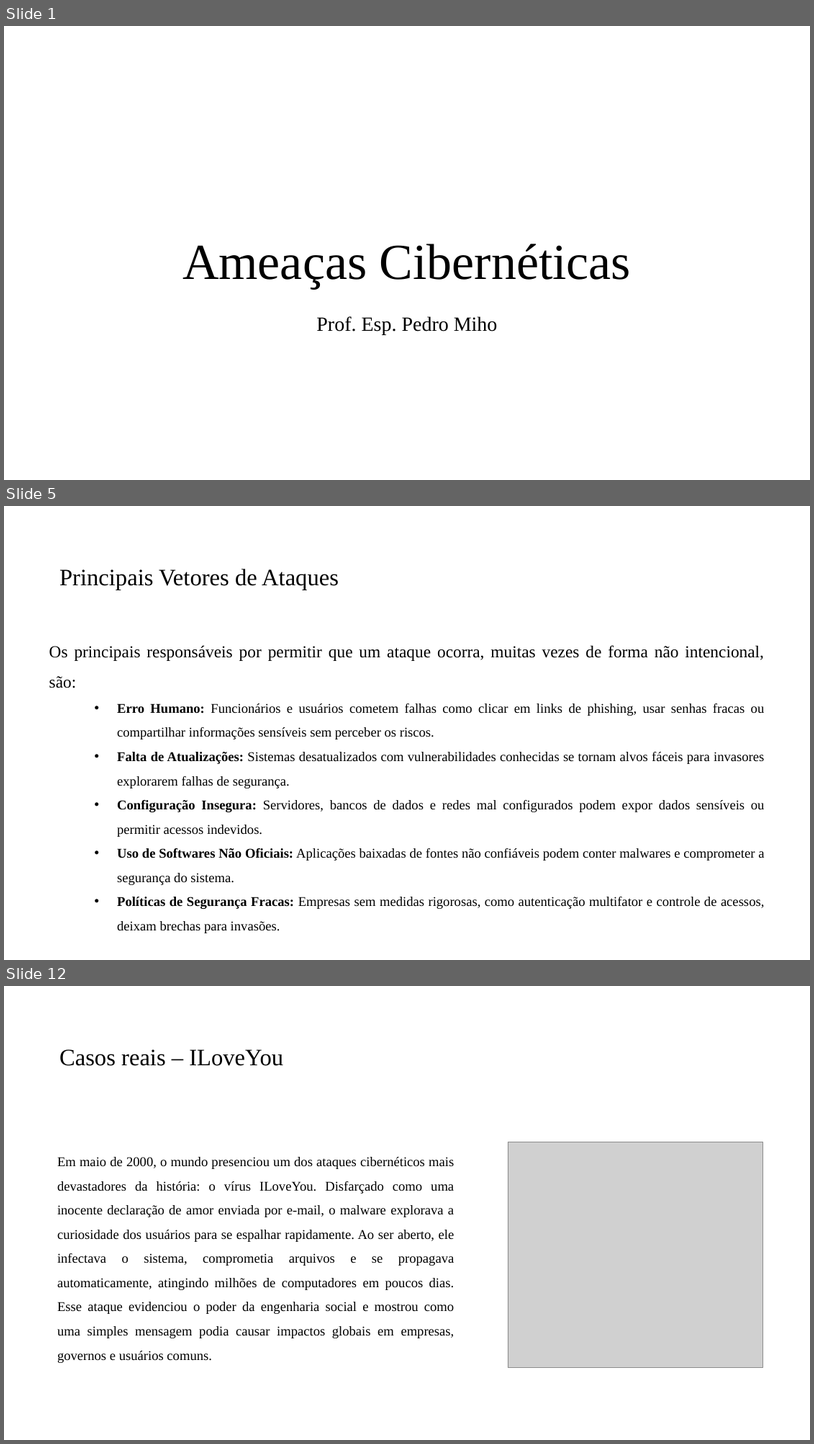
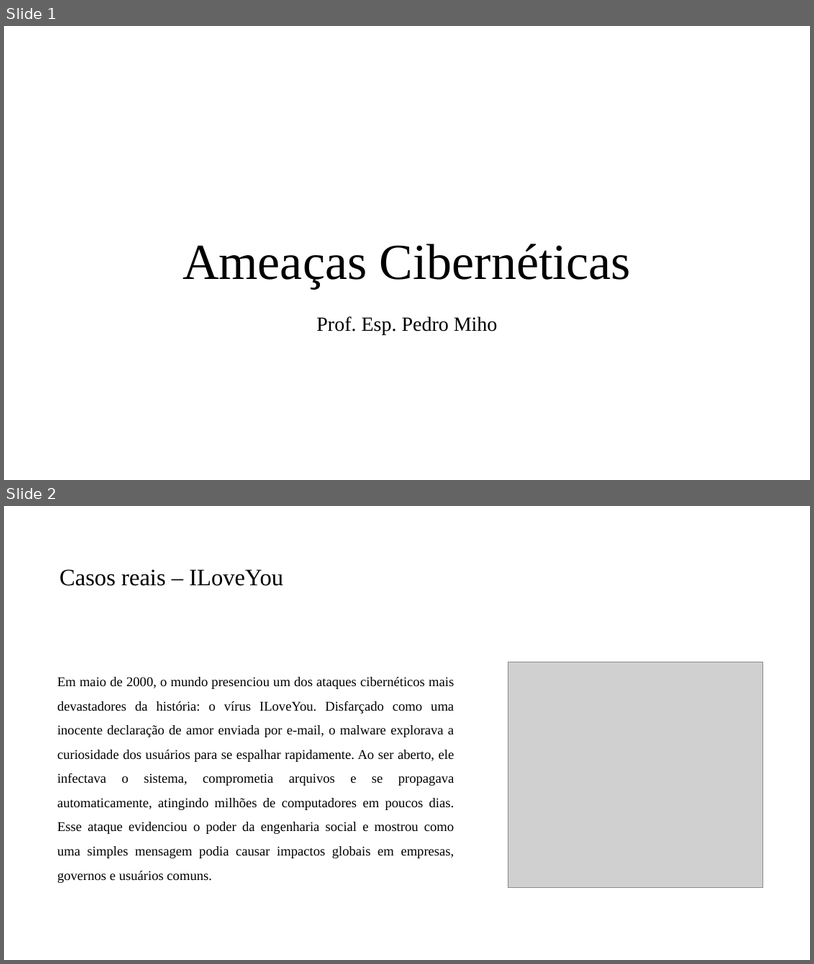
Before and after one commit to PedroMiho/UMC, a slide deck: Projeto de Software e Segurança da Informação - 2025/Segurança da Informação/Aula 02 - Ameaças Ciberneticas/Ameaças Ciberneticas1.pptx. Shown one above the other, each under a label of ours: slides 1, 5 and 12 before the commit, slides 1 and 2 after it; the slides between them are not shown. The pictures are 814x1444 and 814x964 pixels, drawn with LibreOffice and Linux fonts; fonts in the diff are those of the drawing; grey boxes stand for pictures; background and template pictures are left out. Boxes give left, top, right and bottom in pixels: in the first picture for what was removed or moved away, otherwise in the second. Text is boxed around its words. In the diff, an @@ line names an element or a change of style, - is before the commit and + after.

```diff
--- a/Projeto de Software e Segurança da Informação - 2025/Segurança da Informação/Aula 02 - Ameaças Ciberneticas/Ameaças Ciberneticas1.pptx
+++ b/Projeto de Software e Segurança da Informação - 2025/Segurança da Informação/Aula 02 - Ameaças Ciberneticas/Ameaças Ciberneticas1.pptx
@@ slide 5 removed at [4, 506, 810, 960], background #FFFFFF @@
@@ title removed at [59, 569, 339, 590] @@
-Principais Vetores de Ataques
@@ text removed at [49, 645, 765, 908] @@
-Os principais responsáveis por permitir que um ataque ocorra, muitas vezes de forma não intencional, são:
-  • Erro Humano: Funcionários e usuários cometem falhas como clicar em links de phishing, usar senhas fracas ou compartilhar informações sensíveis sem perceber os riscos.
-  • Falta de Atualizações: Sistemas desatualizados com vulnerabilidades conhecidas se tornam alvos fáceis para invasores explorarem falhas de segurança.
-  • Configuração Insegura: Servidores, bancos de dados e redes mal configurados podem expor dados sensíveis ou permitir acessos indevidos.
-  • Uso de Softwares Não Oficiais: Aplicações baixadas de fontes não confiáveis podem conter malwares e comprometer a segurança do sistema.
-  • Políticas de Segurança Fracas: Empresas sem medidas rigorosas, como autenticação multifator e controle de acessos, deixam brechas para invasões.
@@ what was slide 12 is now slide 2 @@
```
Also in this commit, not shown: 9 other slides removed.
